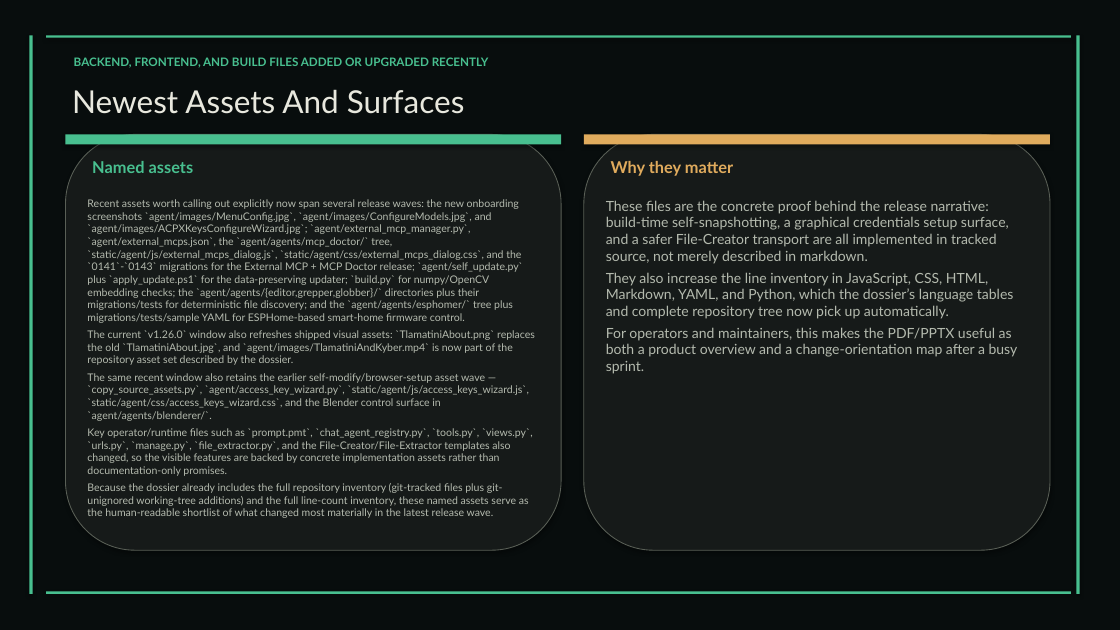
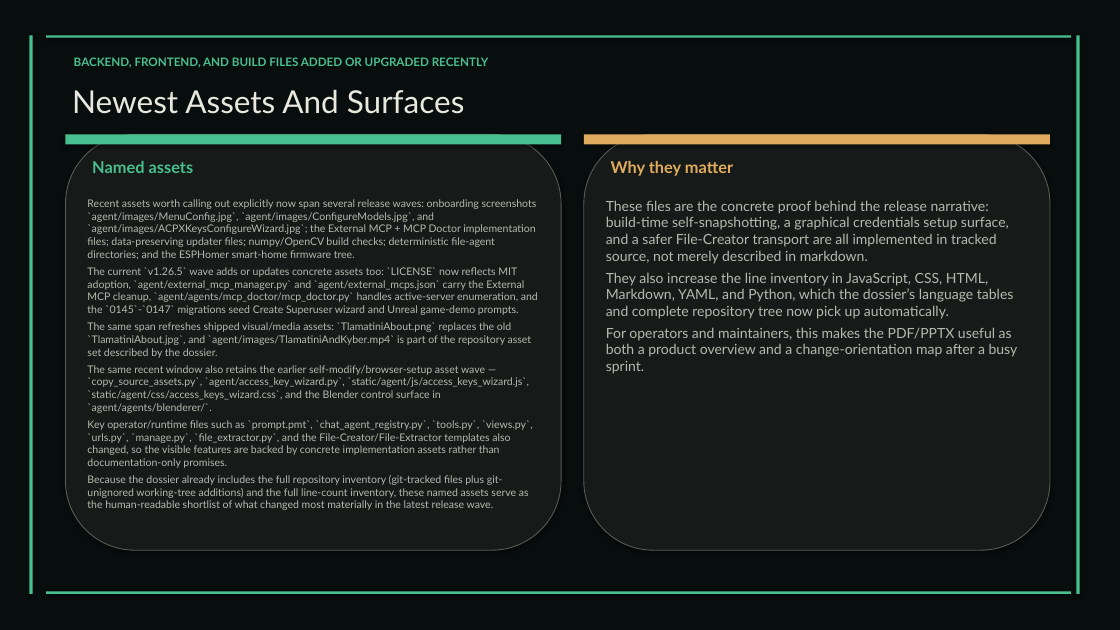
Before and after one commit to XAIHT/Tlamatini, a slide deck: slide 28 of Tlamatini_eXtended_Artificial_Intelligence_Humanly_Tempered.pptx (slide 27 before the commit). Drawn at 1120x630 pixels with LibreOffice and Linux fonts; fonts in the diff are those of the drawing. Boxes give left, top, right and bottom in pixels: in the first picture for what was removed or moved away, otherwise in the second. Text is boxed around its words. In the diff, an @@ line names an element or a change of style, - is before the commit and + after.

Commit message:
Update of visual documentation to 1.26.5, by angelahack1

```diff
--- a/Tlamatini_eXtended_Artificial_Intelligence_Humanly_Tempered.pptx
+++ b/Tlamatini_eXtended_Artificial_Intelligence_Humanly_Tempered.pptx
@@ text at [87,199,538,358]: text changed @@
-Recent assets worth calling out explicitly now span several release waves: the new onboarding screenshots `agent/images/MenuConfig.jpg`, `agent/images/ConfigureModels.jpg`, and `agent/images/ACPXKeysConfigureWizard.jpg`; `agent/external_mcp_manager.py`, `agent/external_mcps.json`, the `agent/agents/mcp_doctor/` tree, `static/agent/js/external_mcps_dialog.js`, `static/agent/css/external_mcps_dialog.css`, and the `0141`-`0143` migrations for the External MCP + MCP Doctor release; `agent/self_update.py` plus `apply_update.ps1` for the data-preserving updater; `build.py` for numpy/OpenCV embedding checks; the `agent/agents/{editor,grepper,globber}/` directories plus their migrations/tests for deterministic file discovery; and the `agent/agents/esphomer/` tree plus migrations/tests/sample YAML for ESPHome-based smart-home firmware control.
-The current `v1.26.0` window also refreshes shipped visual assets: `TlamatiniAbout.png` replaces the old `TlamatiniAbout.jpg`, and `agent/images/TlamatiniAndKyber.mp4` is now part of the repository asset set described by the dossier.
+Recent assets worth calling out explicitly now span several release waves: onboarding screenshots `agent/images/MenuConfig.jpg`, `agent/images/ConfigureModels.jpg`, and `agent/images/ACPXKeysConfigureWizard.jpg`; the External MCP + MCP Doctor implementation files; data-preserving updater files; numpy/OpenCV build checks; deterministic file-agent directories; and the ESPHomer smart-home firmware tree.
+The current `v1.26.5` wave adds or updates concrete assets too: `LICENSE` now reflects MIT adoption, `agent/external_mcp_manager.py` and `agent/external_mcps.json` carry the External MCP cleanup, `agent/agents/mcp_doctor/mcp_doctor.py` handles active-server enumeration, and the `0145`-`0147` migrations seed Create Superuser wizard and Unreal game-demo prompts.
+The same span refreshes shipped visual/media assets: `TlamatiniAbout.png` replaces the old `TlamatiniAbout.jpg`, and `agent/images/TlamatiniAndKyber.mp4` is part of the repository asset set described by the dossier.
```
Also in this commit, not shown: 39 other slides changed, 5 slides added, 2 other files.
